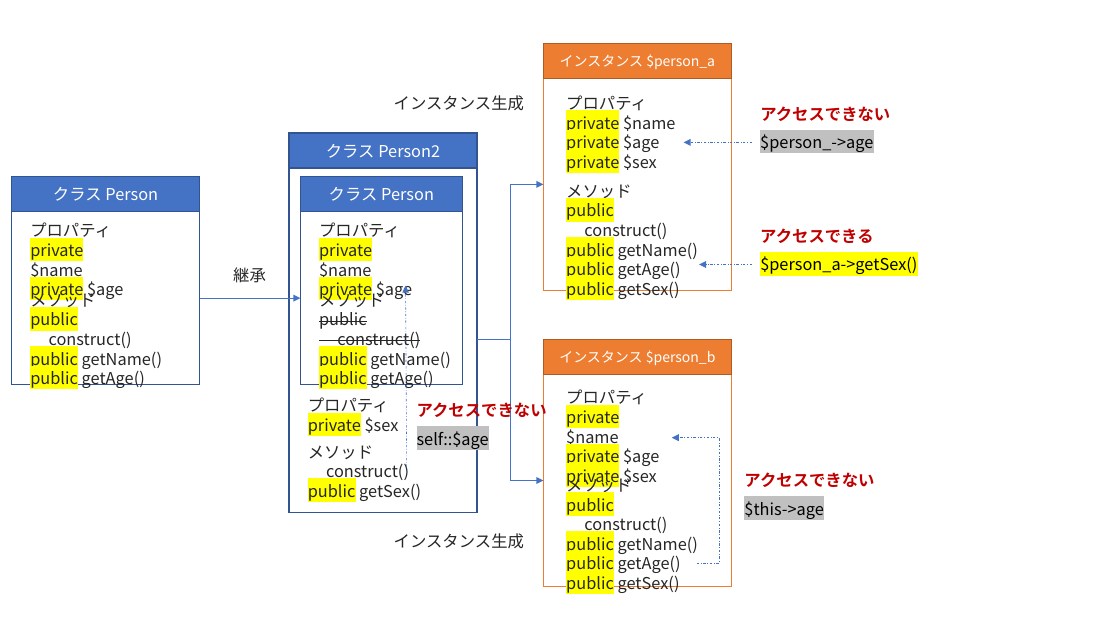
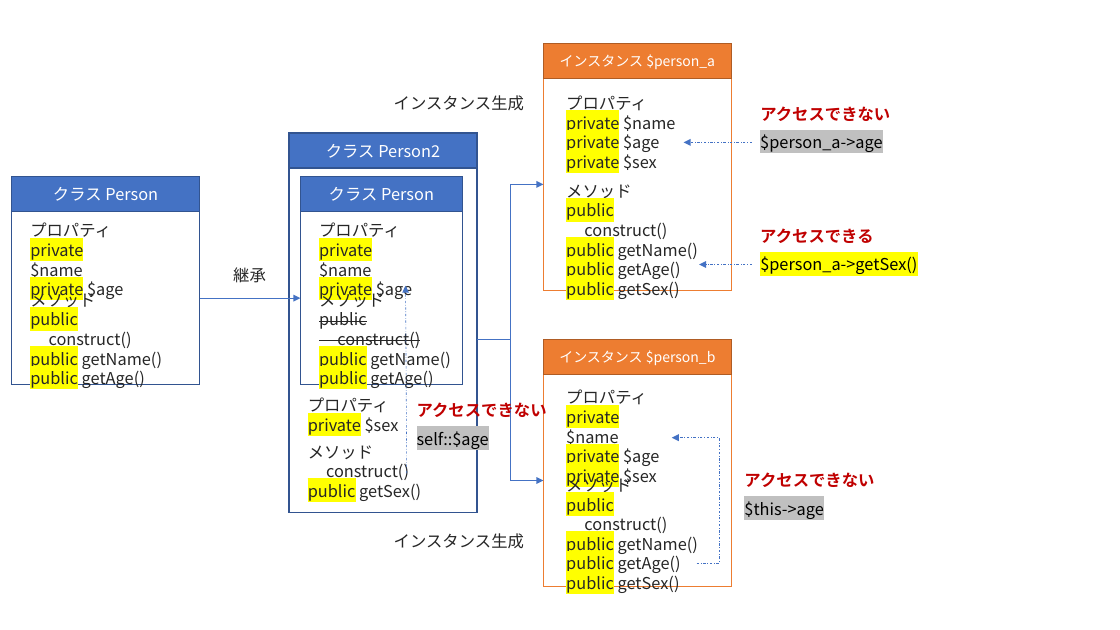
Before and after one commit to hyada/object-oriented-programming, a slide deck: slide 6 of figure.pptx. Drawn at 1120x630 pixels with LibreOffice and Linux fonts; fonts in the diff are those of the drawing. Boxes give left, top, right and bottom in pixels: in the first picture for what was removed or moved away, otherwise in the second. Text is boxed around its words. In the diff, an @@ line names an element or a change of style, - is before the commit and + after.

```diff
--- a/figure.pptx
+++ b/figure.pptx
@@ text at box(760, 134, 882, 154): text changed @@
-$person_->age
+$person_a->age
```
Also in this commit, not shown: 2 other slides changed, 3 other files.
